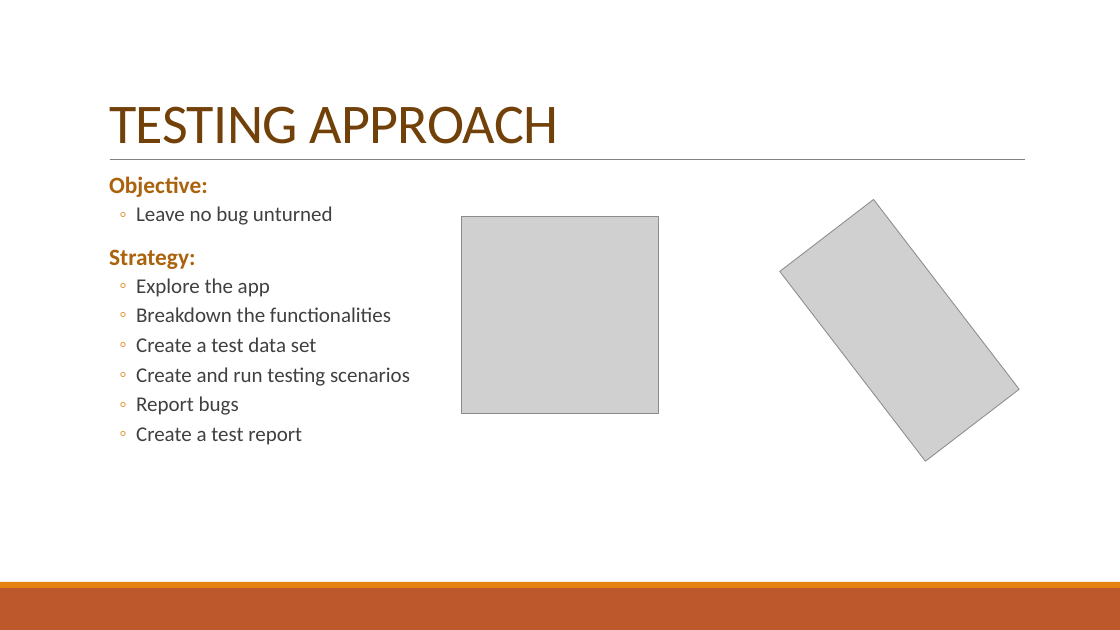
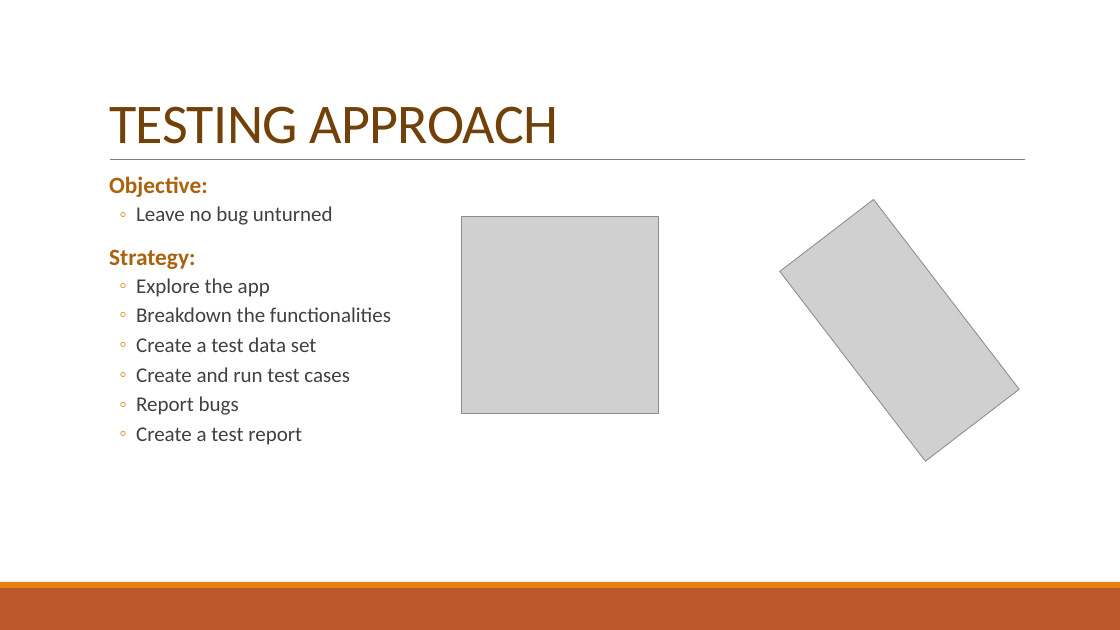
Before and after one commit to corinaradu/siit-testing, a slide deck: slide 3 of final-project/virtual-cards/virtual-cards.pptx. Drawn at 1120x630 pixels with LibreOffice and Linux fonts; fonts in the diff are those of the drawing; grey boxes stand for pictures. Boxes give left, top, right and bottom in pixels: in the first picture for what was removed or moved away, otherwise in the second. Text is boxed around its words. In the diff, an @@ line names an element or a change of style, - is before the commit and + after.

```diff
--- a/final-project/virtual-cards/virtual-cards.pptx
+++ b/final-project/virtual-cards/virtual-cards.pptx
@@ text at <box>136,367,350,382</box>: text changed @@
-  ◦ Create and run testing scenarios
+  ◦ Create and run test cases
```
Also in this commit, not shown: 5 other slides changed, 20 other files.
